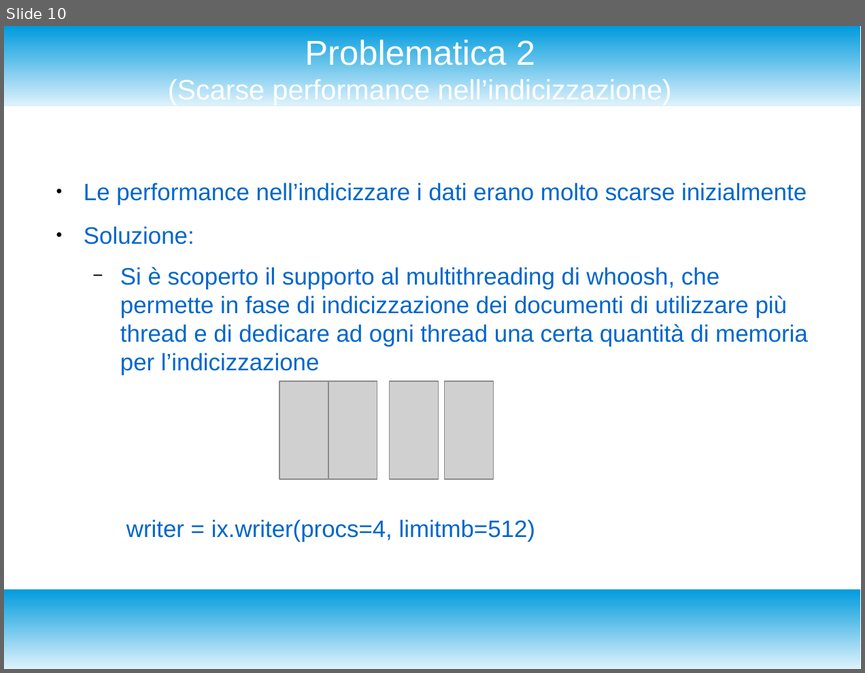
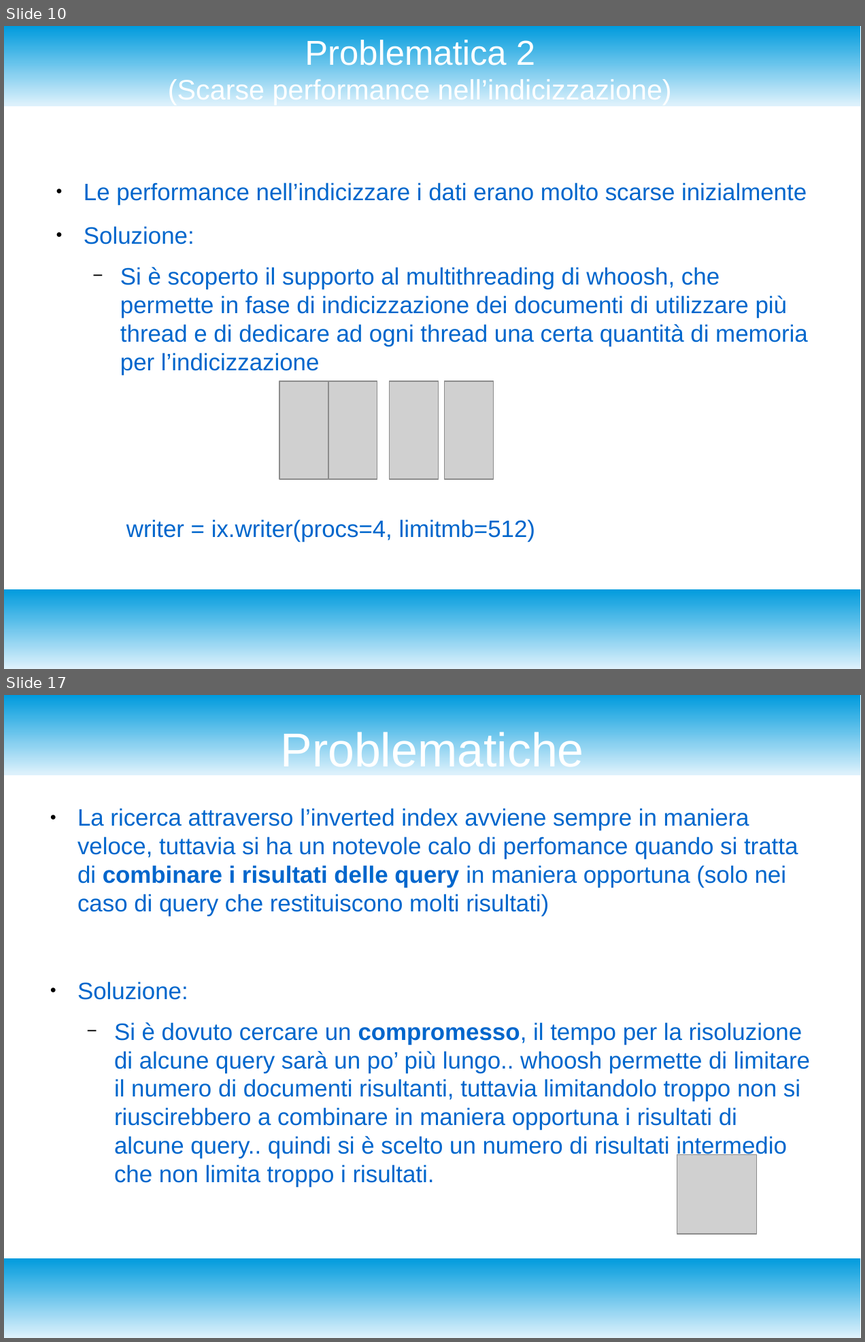
Before and after one commit to enrico404/SearchEngineForDblp, a slide deck: DocDblpSearchEngine.odp. Shown one above the other, each under a label of ours: slide 10 before the commit, slides 10 and 17 after it; the slides between them are not shown. The pictures are 865x673 and 865x1342 pixels, drawn with LibreOffice and Linux fonts; fonts in the diff are those of the drawing; grey boxes stand for pictures. Boxes give left, top, right and bottom in pixels: in the first picture for what was removed or moved away, otherwise in the second. Text is boxed around its words. In the diff, an @@ line names an element or a change of style, - is before the commit and + after.

```diff
--- a/DocDblpSearchEngine.odp
+++ b/DocDblpSearchEngine.odp
@@ slide 17 added at bbox=[4, 695, 861, 1338], background #FFFFFF; not listed: 2 template elements that a slide beside it also shows @@
@@ title added at bbox=[281, 728, 584, 775], 44 pt, text #FFFFFF @@
+Problematiche
@@ text added at bbox=[77, 808, 810, 1187], 22 pt, text #0066CC @@
+● La ricerca attraverso l’inverted index avviene sempre in maniera veloce, tuttavia si ha un notevole calo di perfomance quando si tratta di combinare i risultati delle query in maniera opportuna (solo nei caso di query che restituiscono molti risultati)
+● Soluzione:
+  − Si è dovuto cercare un compromesso, il tempo per la risoluzione di alcune query sarà un po’ più lungo.. whoosh permette di limitare il numero di documenti risultanti, tuttavia limitandolo troppo non si riuscirebbero a combinare in maniera opportuna i risultati di alcune query.. quindi si è scelto un numero di risultati intermedio che non limita troppo i risultati.
@@ picture added at bbox=[677, 1155, 757, 1234] @@
```
Also in this commit, not shown: 3 slides changed, 6 other slides added, 2 other files.
